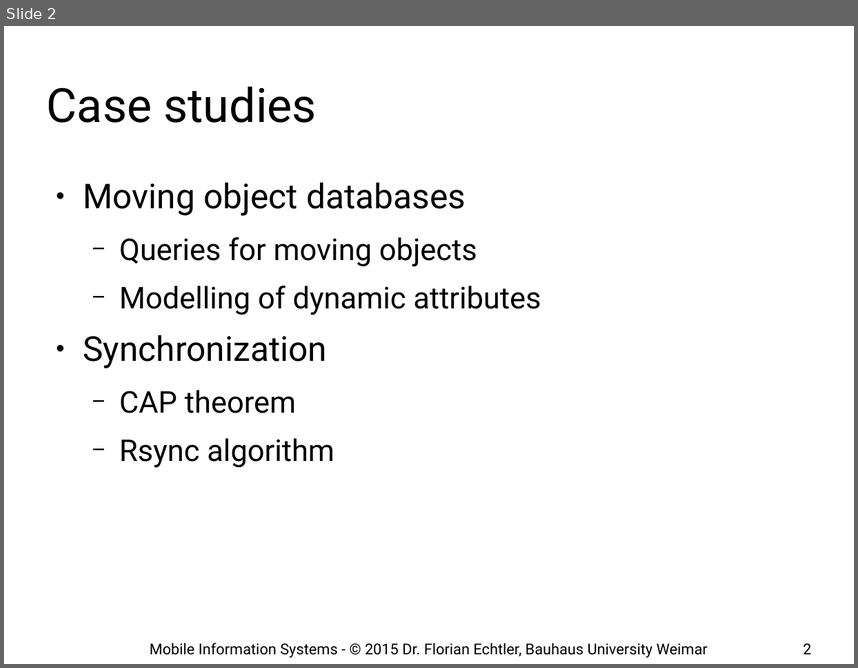
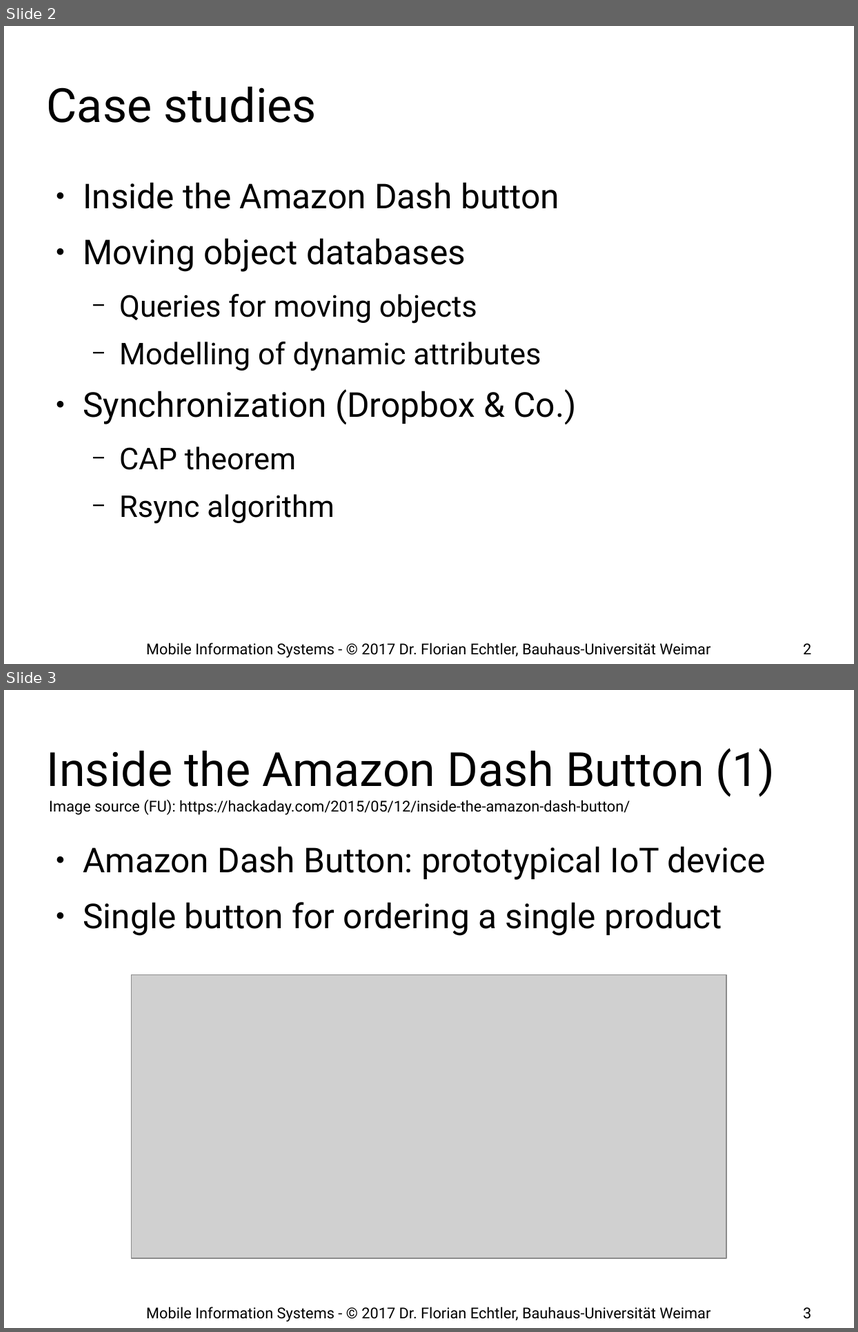
Before and after one commit to floe/mobile-information-systems, a slide deck: 11-case-studies.odp. Shown one above the other, each under a label of ours: slide 2 before the commit, slides 2 and 3 after it. The pictures are 858x668 and 858x1332 pixels, drawn with LibreOffice and Linux fonts; fonts in the diff are those of the drawing; grey boxes stand for pictures; background and template pictures are left out. Boxes give left, top, right and bottom in pixels: in the first picture for what was removed or moved away, otherwise in the second. Text is boxed around its words. In the diff, an @@ line names an element or a change of style, - is before the commit and + after.

```diff
--- a/11-case-studies.odp
+++ b/11-case-studies.odp
@@ slide 3 added at bbox=[4, 690, 854, 1328], background #FFFFFF @@
@@ title added at bbox=[47, 748, 775, 797], 44 pt, text #000000 @@
+Inside the Amazon Dash Button (1)
@@ text added at bbox=[49, 800, 630, 815], 14 pt, text #000000 @@
+Image source (FU): https://hackaday.com/2015/05/12/inside-the-amazon-dash-button/
@@ text added at bbox=[83, 846, 766, 936], 32 pt, text #000000 @@
+● Amazon Dash Button: prototypical IoT device
+● Single button for ordering a single product
@@ picture added at bbox=[131, 975, 727, 1258] @@
@@ text added at bbox=[146, 1306, 711, 1321], 14 pt, text #000000 @@
+Mobile Information Systems - © 2017 Dr. Florian Echtler, Bauhaus-Universität Weimar
@@ page number added at bbox=[803, 1307, 811, 1319], 14 pt, text #000000 @@
+3
@@ slide 2 changed as well @@
@@ text at bbox=[83, 182, 559, 209]: paragraph added @@
+● Inside the Amazon Dash button
@@ text at bbox=[83, 389, 577, 424]: text changed @@
-● Synchronization
+● Synchronization (Dropbox & Co.)
@@ text at bbox=[146, 642, 711, 657]: text changed @@
-Mobile Information Systems - © 2015 Dr. Florian Echtler, Bauhaus University Weimar
+Mobile Information Systems - © 2017 Dr. Florian Echtler, Bauhaus-Universität Weimar
```
Also in this commit, not shown: 28 other slides changed, 3 other slides added.
